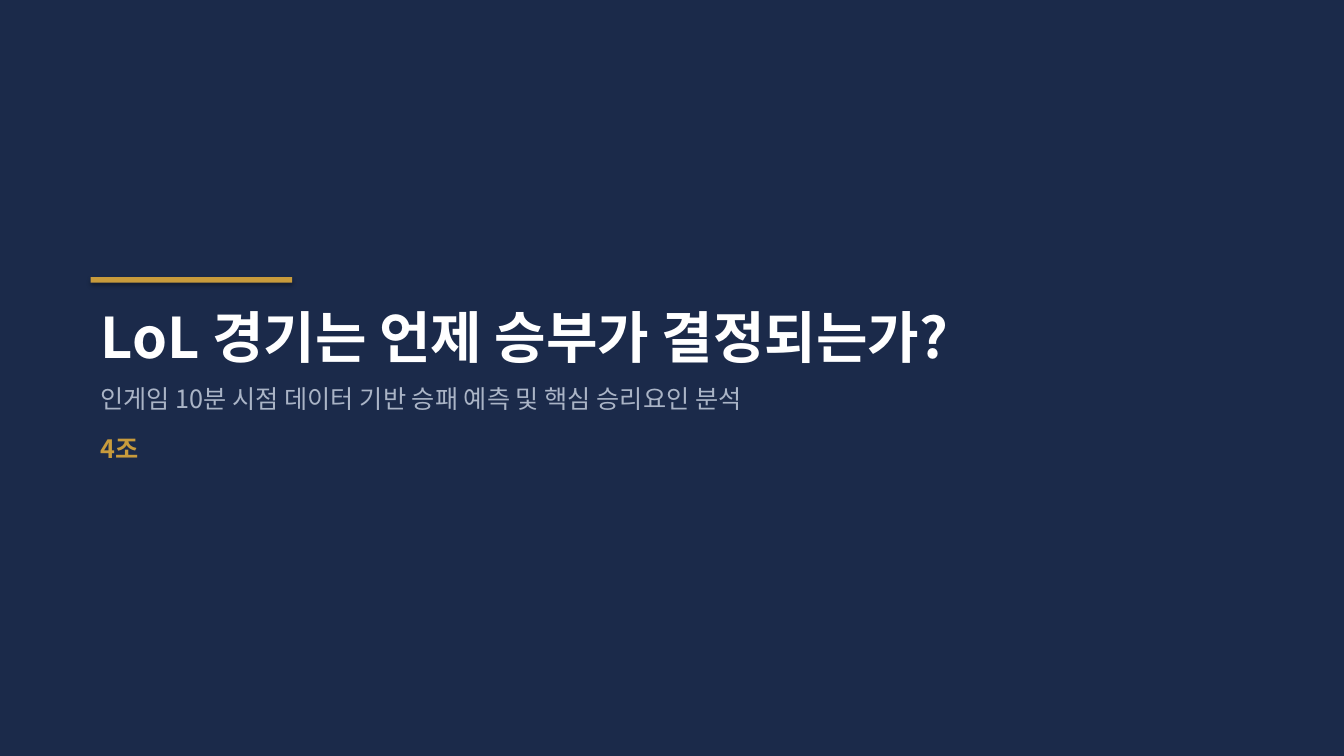
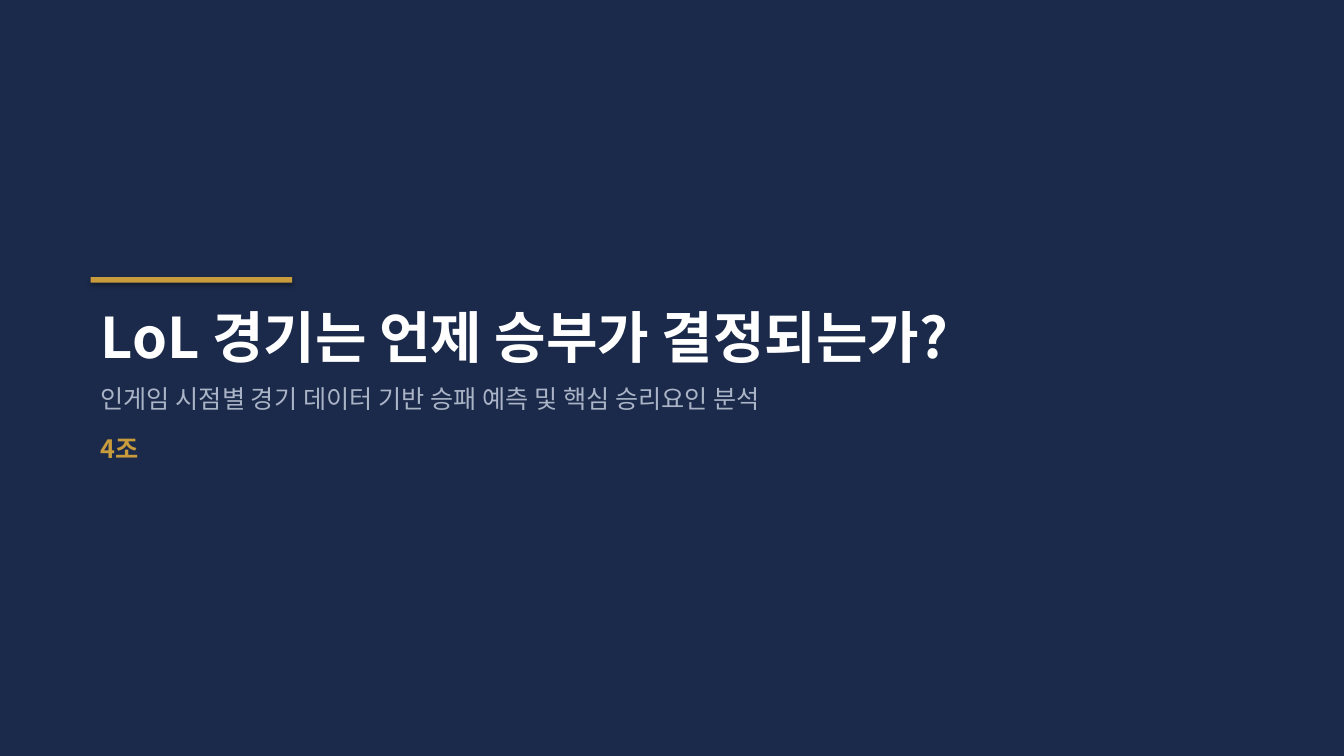
Before and after one commit to wpalswpa/project2608, a slide deck: slide 1 of presentation_draft.pptx. Drawn at 1344x756 pixels with LibreOffice and Linux fonts; fonts in the diff are those of the drawing. Boxes give left, top, right and bottom in pixels: in the first picture for what was removed or moved away, otherwise in the second. Text is boxed around its words. In the diff, an @@ line names an element or a change of style, - is before the commit and + after.

```diff
--- a/presentation_draft.pptx
+++ b/presentation_draft.pptx
@@ text at (x1=101, y1=387, x2=759, y2=410): text changed @@
-인게임 10분 시점 데이터 기반 승패 예측 및 핵심 승리요인 분석
+인게임 시점별 경기 데이터 기반 승패 예측 및 핵심 승리요인 분석
```
Also in this commit, not shown: 3 other files.
